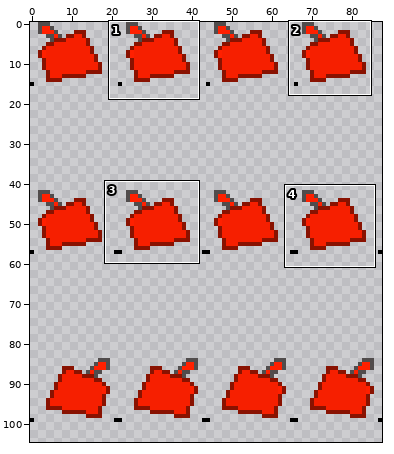
File history of a sprite sheet, public/assets/FezHatSheet.png. Above, an overview of the earlier version with the close-up marked.
Close-up. Before the edit:
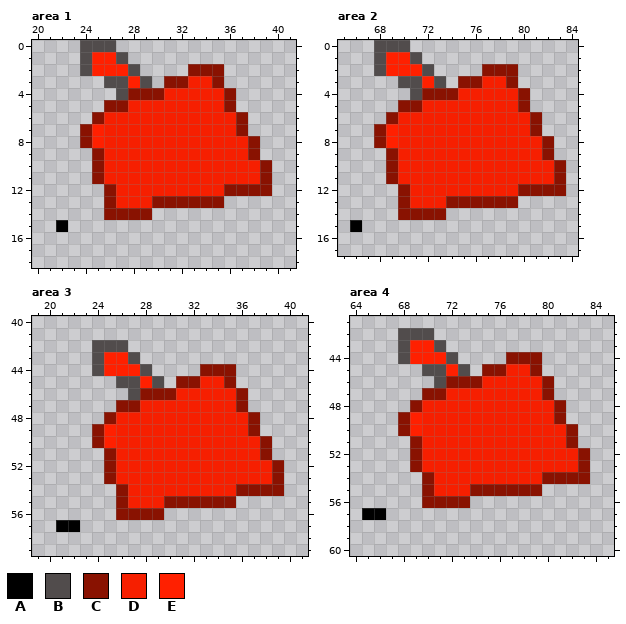
The file is 88x126 pixels. Shown: area 1: x 20..41, y 0..18; area 2: x 65..84, y 0..17; area 3: x 19..41, y 40..59; area 4: x 64..85, y 41..60. The wide view leaves out empty margins. The commit also changed other parts of the picture, which this record leaves out.
Palette (. is transparent): A #000000  B #514c4c  C #891201  D #f61f00  E #ff2000
Pixels before, area 1, first column x 22:
 0 ..BBB.............
 1 ..BEEB............
 2 ..BEEEB....CCC....
 3 ....BBEB.CCDDC....
 4 .....BCCCDDDDDC...
 5 ....CCDDDDDDDDC...
 6 ...CDDDDDDDDDDDC..
 7 ..CEDDDDDDDDDDDC..
 8 ..CEDDDDDDDDDDDDC.
 9 ...CDDDDDDDDDDDDC.
10 ...CDDDDDDDDDDDDDC
11 ...CDDDDDDDDDDDDDC
12 ....CDDDDDDDDDCCCC
13 ....CDDDCCCCCC....
14 ....CCCC..........
15 A.................
Pixels before, area 2, first column x 66:
 0 ..BBB.............
 1 ..BEEB............
 2 ..BEEEB....CCC....
 3 ....BBEB.CCDDC....
 4 .....BCCCDDDDDC...
 5 ....CCDDDDDDDDC...
 6 ...CDDDDDDDDDDDC..
 7 ..CEDDDDDDDDDDDC..
 8 ..CEDDDDDDDDDDDDC.
 9 ...CDDDDDDDDDDDDC.
10 ...CDDDDDDDDDDDDDC
11 ...CDDDDDDDDDDDDDC
12 ....CDDDDDDDDDCCCC
13 ....CDDDCCCCCC....
14 ....CCCC..........
15 A.................
Pixels before, area 3, first column x 21:
42 ...BBB.............
43 ...BEEB............
44 ...BEEEB....CCC....
45 .....BBEB.CCDDC....
46 ......BCCCDDDDDC...
47 .....CCDDDDDDDDC...
48 ....CDDDDDDDDDDDC..
49 ...CEDDDDDDDDDDDC..
50 ...CEDDDDDDDDDDDDC.
51 ....CDDDDDDDDDDDDC.
52 ....CDDDDDDDDDDDDDC
53 ....CDDDDDDDDDDDDDC
54 .....CDDDDDDDDDCCCC
55 .....CDDDCCCCCC....
56 .....CCCC..........
57 AA.................
Pixels before, area 4, first column x 65:
42 ...BBB.............
43 ...BEEB............
44 ...BEEEB....CCC....
45 .....BBEB.CCDDC....
46 ......BCCCDDDDDC...
47 .....CCDDDDDDDDC...
48 ....CDDDDDDDDDDDC..
49 ...CEDDDDDDDDDDDC..
50 ...CEDDDDDDDDDDDDC.
51 ....CDDDDDDDDDDDDC.
52 ....CDDDDDDDDDDDDDC
53 ....CDDDDDDDDDDDDDC
54 .....CDDDDDDDDDCCCC
55 .....CDDDCCCCCC....
56 .....CCCC..........
57 AA.................
After:
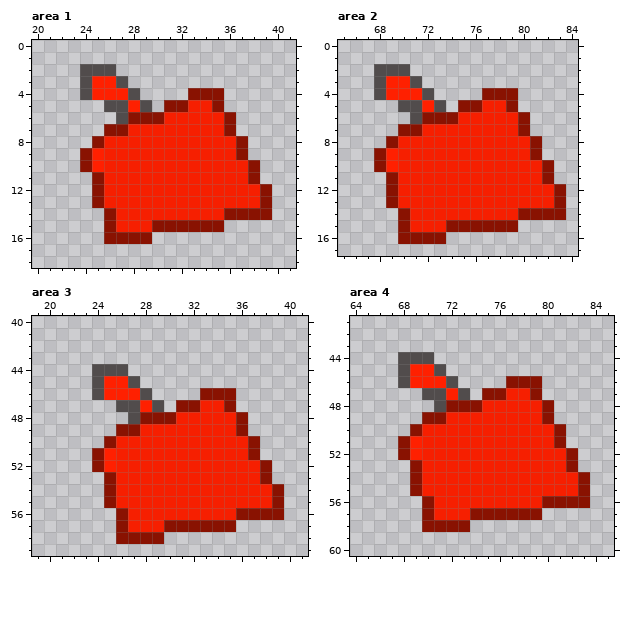
Diff:
Area 1:
y 0: x 24..26 BBB -> ...
y 1: x 24..27 BEEB -> ....
y 2: x 25..28 EEEB -> BB..; x 33..35 CCC -> ...
y 3: x 24..26 ..B -> BEE; x 28..29 EB -> ..; x 31..35 CCDDC -> .....
y 4: x 24..36 ...BCCCDDDDDC -> BEEEB....CCC.
y 5: x 26..32 CCDDDDD -> BBEB.CC; x 35..36 DC -> C.
y 6: x 25..30 CDDDDD -> ..BCCC; x 36..37 DC -> C.
y 7: x 24..27 CEDD -> ..CC; x 36..37 DC -> C.
y 8: x 24..25 CE -> .C; x 37..38 DC -> C.
y 9: x 24..25 .C -> CE; x 37..38 DC -> C.
y 10: x 24..25 .C -> CE; x 38..39 DC -> C.
y 11: x 38..39 DC -> C.
y 12: x 25..26 .C -> CD; x 36..38 CCC -> DDD
y 13: x 25..26 .C -> CD; x 30..39 CCCCCC.... -> DDDDDDDDDC
y 14: x 27..39 CCC.......... -> DDDDDDDDDCCCC
y 15: x 22 A -> .; x 26..35 .......... -> CDDDCCCCCC
y 16: x 26..29 .... -> CCCC
Area 2:
y 0: x 68..70 BBB -> ...
y 1: x 68..71 BEEB -> ....
y 2: x 69..72 EEEB -> BB..; x 77..79 CCC -> ...
y 3: x 68..70 ..B -> BEE; x 72..73 EB -> ..; x 75..79 CCDDC -> .....
y 4: x 68..80 ...BCCCDDDDDC -> BEEEB....CCC.
y 5: x 70..76 CCDDDDD -> BBEB.CC; x 79..80 DC -> C.
y 6: x 69..74 CDDDDD -> ..BCCC; x 80..81 DC -> C.
y 7: x 68..71 CEDD -> ..CC; x 80..81 DC -> C.
y 8: x 68..69 CE -> .C; x 81..82 DC -> C.
y 9: x 68..69 .C -> CE; x 81..82 DC -> C.
y 10: x 68..69 .C -> CE; x 82..83 DC -> C.
y 11: x 82..83 DC -> C.
y 12: x 69..70 .C -> CD; x 80..82 CCC -> DDD
y 13: x 69..70 .C -> CD; x 74..83 CCCCCC.... -> DDDDDDDDDC
y 14: x 71..83 CCC.......... -> DDDDDDDDDCCCC
y 15: x 66 A -> .; x 70..79 .......... -> CDDDCCCCCC
y 16: x 70..73 .... -> CCCC
Area 3:
y 42: x 24..26 BBB -> ...
y 43: x 24..27 BEEB -> ....
y 44: x 25..28 EEEB -> BB..; x 33..35 CCC -> ...
y 45: x 24..26 ..B -> BEE; x 28..29 EB -> ..; x 31..35 CCDDC -> .....
y 46: x 24..36 ...BCCCDDDDDC -> BEEEB....CCC.
y 47: x 26..32 CCDDDDD -> BBEB.CC; x 35..36 DC -> C.
y 48: x 25..30 CDDDDD -> ..BCCC; x 36..37 DC -> C.
y 49: x 24..27 CEDD -> ..CC; x 36..37 DC -> C.
y 50: x 24..25 CE -> .C; x 37..38 DC -> C.
y 51: x 24..25 .C -> CE; x 37..38 DC -> C.
y 52: x 24..25 .C -> CE; x 38..39 DC -> C.
y 53: x 38..39 DC -> C.
y 54: x 25..26 .C -> CD; x 36..38 CCC -> DDD
y 55: x 25..26 .C -> CD; x 30..39 CCCCCC.... -> DDDDDDDDDC
y 56: x 27..39 CCC.......... -> DDDDDDDDDCCCC
y 57: x 21..22 AA -> ..; x 26..35 .......... -> CDDDCCCCCC
y 58: x 26..29 .... -> CCCC
Area 4:
y 42: x 68..70 BBB -> ...
y 43: x 68..71 BEEB -> ....
y 44: x 69..72 EEEB -> BB..; x 77..79 CCC -> ...
y 45: x 68..70 ..B -> BEE; x 72..73 EB -> ..; x 75..79 CCDDC -> .....
y 46: x 68..80 ...BCCCDDDDDC -> BEEEB....CCC.
y 47: x 70..76 CCDDDDD -> BBEB.CC; x 79..80 DC -> C.
y 48: x 69..74 CDDDDD -> ..BCCC; x 80..81 DC -> C.
y 49: x 68..71 CEDD -> ..CC; x 80..81 DC -> C.
y 50: x 68..69 CE -> .C; x 81..82 DC -> C.
y 51: x 68..69 .C -> CE; x 81..82 DC -> C.
y 52: x 68..69 .C -> CE; x 82..83 DC -> C.
y 53: x 82..83 DC -> C.
y 54: x 69..70 .C -> CD; x 80..82 CCC -> DDD
y 55: x 69..70 .C -> CD; x 74..83 CCCCCC.... -> DDDDDDDDDC
y 56: x 71..83 CCC.......... -> DDDDDDDDDCCCC
y 57: x 65..66 AA -> ..; x 70..79 .......... -> CDDDCCCCCC
y 58: x 70..73 .... -> CCCC
Where, in picture pixels (left, top, right, bottom), the same in both close-ups:
changed: (56, 40, 272, 244)
changed: (350, 40, 566, 244)
changed: (56, 340, 284, 544)
changed: (362, 328, 590, 532)
